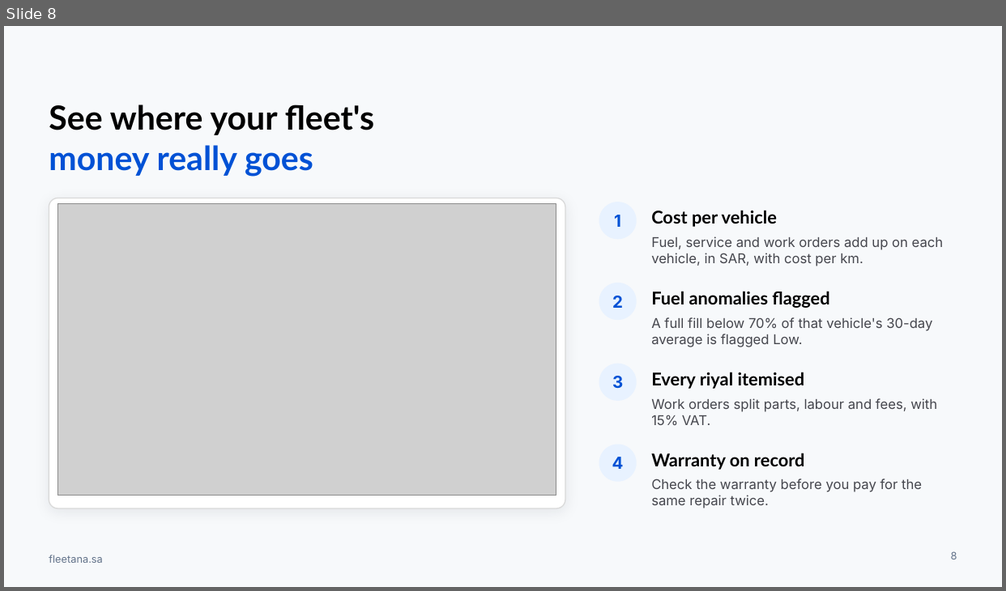
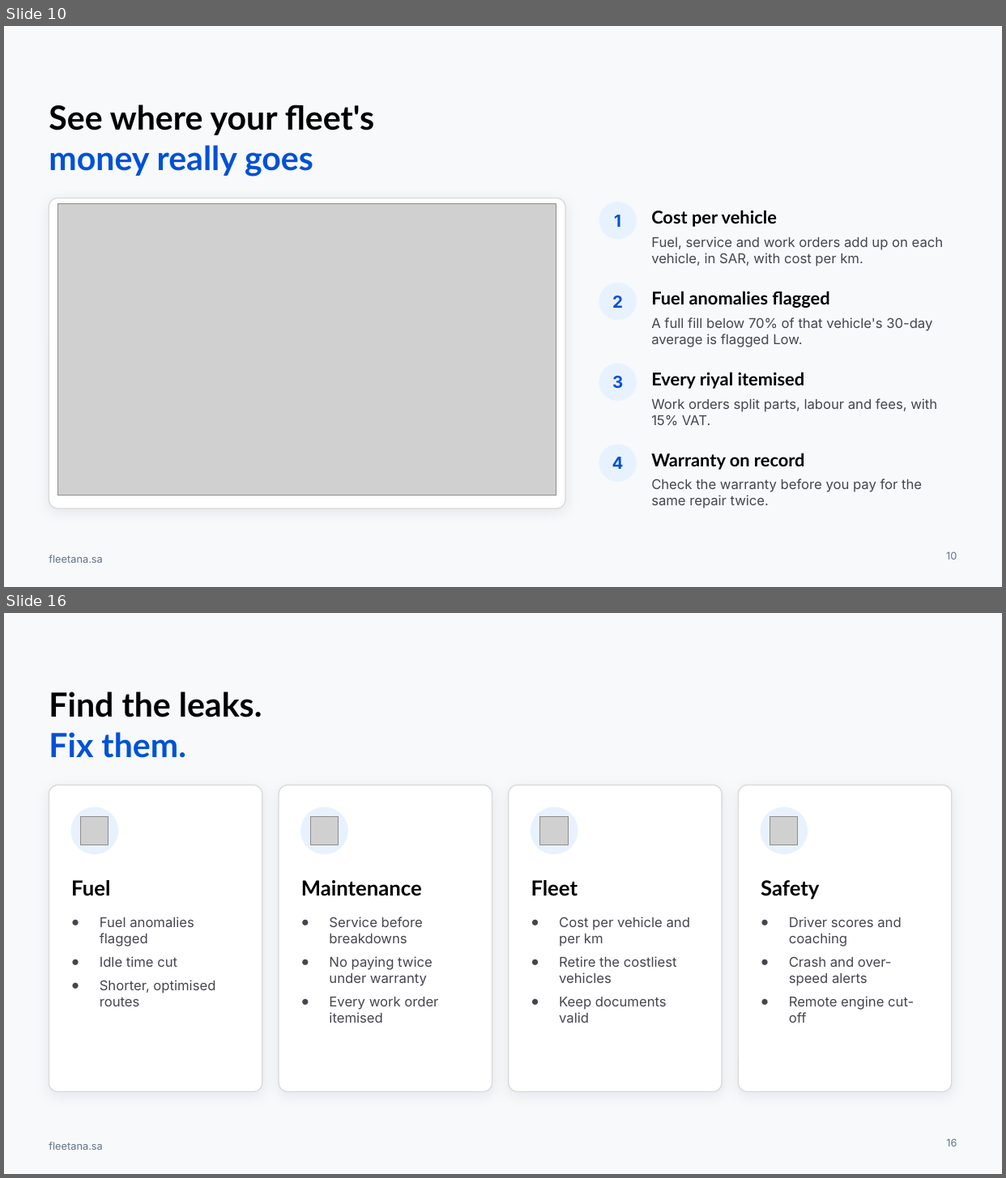
Before and after one commit to AbdallahDaban/Claude, a slide deck: fleetana-launch/brand/profile/Fleetana-Company-Profile-EN.pptx. Shown one above the other, each under a label of ours: slide 8 before the commit, slides 10 and 16 after it; the slides between them are not shown. The pictures are 1006x591 and 1006x1178 pixels, drawn with LibreOffice and Linux fonts; fonts in the diff are those of the drawing; grey boxes stand for pictures; background and template pictures are left out. Boxes give left, top, right and bottom in pixels: in the first picture for what was removed or moved away, otherwise in the second. Text is boxed around its words. In the diff, an @@ line names an element or a change of style, - is before the commit and + after.

```diff
--- a/fleetana-launch/brand/profile/Fleetana-Company-Profile-EN.pptx
+++ b/fleetana-launch/brand/profile/Fleetana-Company-Profile-EN.pptx
@@ slide 16 added at (4, 613, 1002, 1174), background #F7F9FB; not listed: 1 template element that a slide beside it also shows @@
@@ title added at (49, 692, 262, 758), 32 pt, text #000000, bold @@
+Find the leaks.
+Fix them.
@@ rounded rectangle added at (49, 786, 262, 1093), fill #FFFFFF, outline #D9D9D9 1 pt @@
@@ rounded rectangle added at (279, 786, 492, 1093), fill #FFFFFF, outline #D9D9D9 1 pt @@
@@ rounded rectangle added at (509, 786, 722, 1093), fill #FFFFFF, outline #D9D9D9 1 pt @@
@@ rounded rectangle added at (739, 786, 952, 1093), fill #FFFFFF, outline #D9D9D9 1 pt @@
@@ ellipse added at (71, 807, 117, 854), fill #E8F2FF, outline #E8F2FF 1 pt @@
@@ picture added at (80, 816, 108, 845) @@
@@ ellipse added at (301, 807, 347, 854), fill #E8F2FF, outline #E8F2FF 1 pt @@
@@ picture added at (310, 816, 338, 845) @@
@@ ellipse added at (531, 807, 577, 854), fill #E8F2FF, outline #E8F2FF 1 pt @@
@@ picture added at (540, 816, 568, 845) @@
@@ ellipse added at (761, 807, 808, 854), fill #E8F2FF, outline #E8F2FF 1 pt @@
@@ picture added at (769, 816, 798, 845) @@
@@ text added at (71, 880, 110, 897), 20 pt, text #000000, bold @@
+Fuel
@@ text added at (301, 880, 422, 897), 20 pt, text #000000, bold @@
+Maintenance
@@ text added at (531, 880, 578, 897), 20 pt, text #000000, bold @@
+Fleet
@@ text added at (761, 880, 819, 900), 20 pt, text #000000, bold @@
+Safety
@@ text added at (100, 917, 215, 1007), 13 pt, text #45464D @@
+● Fuel anomalies flagged
+● Idle time cut
+● Shorter, optimised routes
@@ text added at (329, 917, 438, 1023), 13 pt, text #45464D @@
+● Service before breakdowns
+● No paying twice under warranty
+● Every work order itemised
@@ text added at (559, 917, 690, 1023), 13 pt, text #45464D @@
+● Cost per vehicle and per km
+● Retire the costliest vehicles
+● Keep documents valid
@@ text added at (789, 917, 914, 1023), 13 pt, text #45464D @@
+● Driver scores and coaching
+● Crash and over-speed alerts
+● Remote engine cut-off
@@ page number added at (946, 1139, 957, 1147), 10 pt, text #64748B @@
+16
@@ what was slide 8 is now slide 10 @@
@@ page number at (946, 552, 957, 560): text changed @@
-8
+10
```
Also in this commit, not shown: 10 slides changed, 6 other slides added, 6 slides removed, 4 other files.
